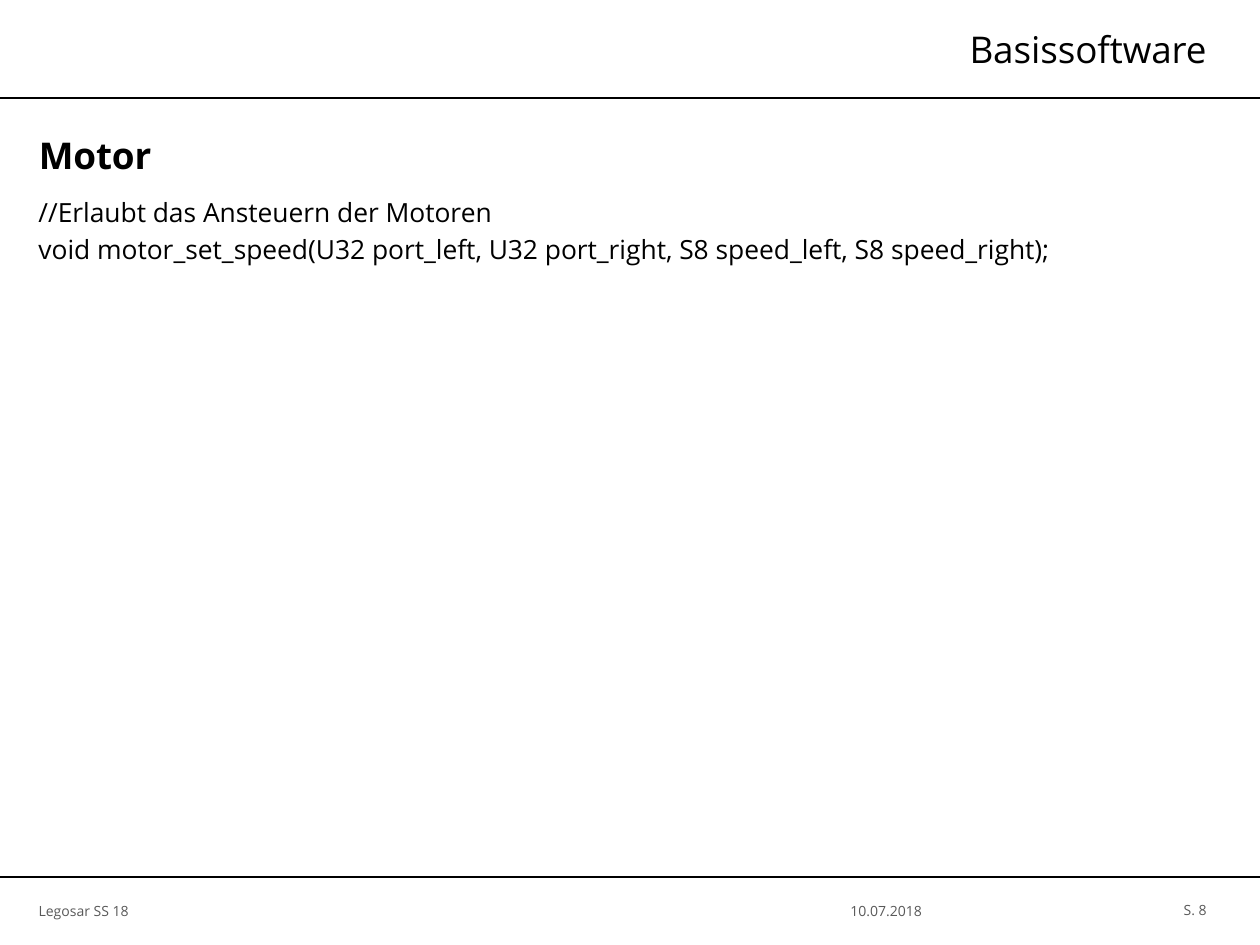
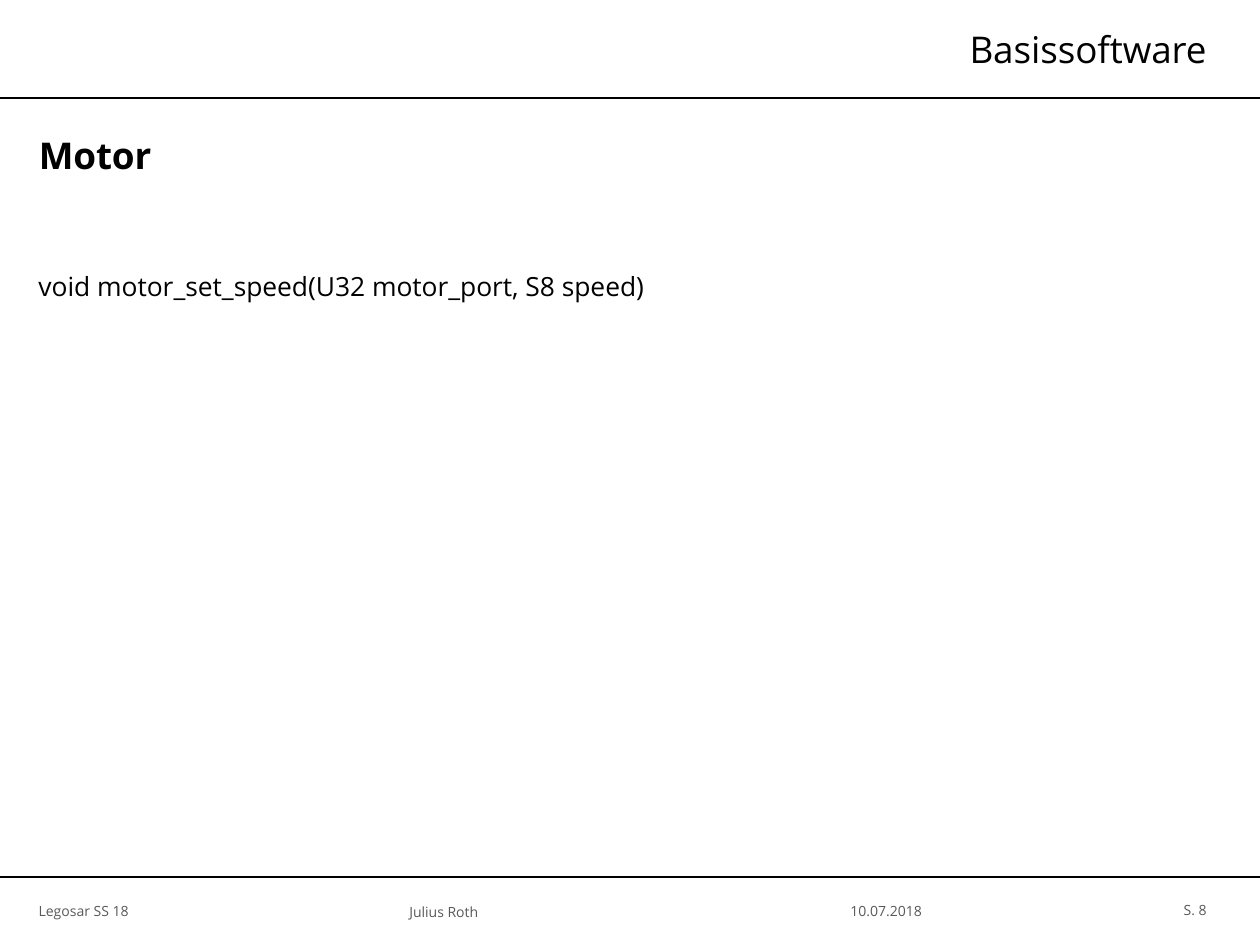
Before and after one commit to SimH1993/OTHR_AUTOSARSS18, a slide deck: slide 8 of Präsentation/Legosar_Master.pptx. Drawn at 1260x945 pixels with LibreOffice and Linux fonts; fonts in the diff are those of the drawing; background and template pictures are left out. Boxes give left, top, right and bottom in pixels: in the first picture for what was removed or moved away, otherwise in the second. Text is boxed around its words. In the diff, an @@ line names an element or a change of style, - is before the commit and + after.

```diff
--- a/Präsentation/Legosar_Master.pptx
+++ b/Präsentation/Legosar_Master.pptx
@@ text at [38, 276, 644, 303]: text changed @@
-//Erlaubt das Ansteuern der Motoren
-void motor_set_speed(U32 port_left, U32 port_right, S8 speed_left, S8 speed_right);
+void motor_set_speed(U32 motor_port, S8 speed)
@@ text added at [409, 906, 479, 920], 6 pt, text #595959 @@
+Julius Roth
```
Also in this commit, not shown: 27 other slides changed, 7 slides added.
